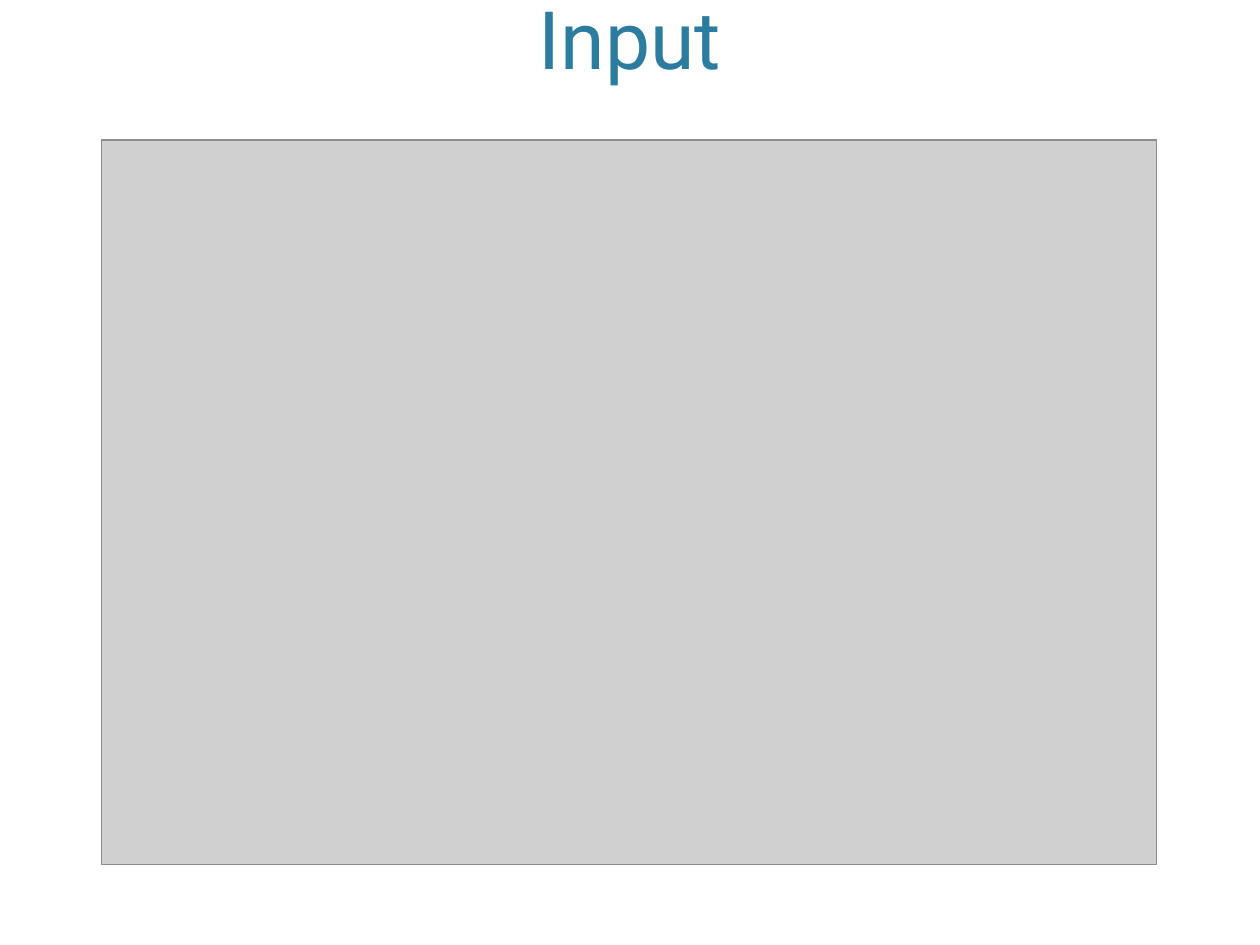
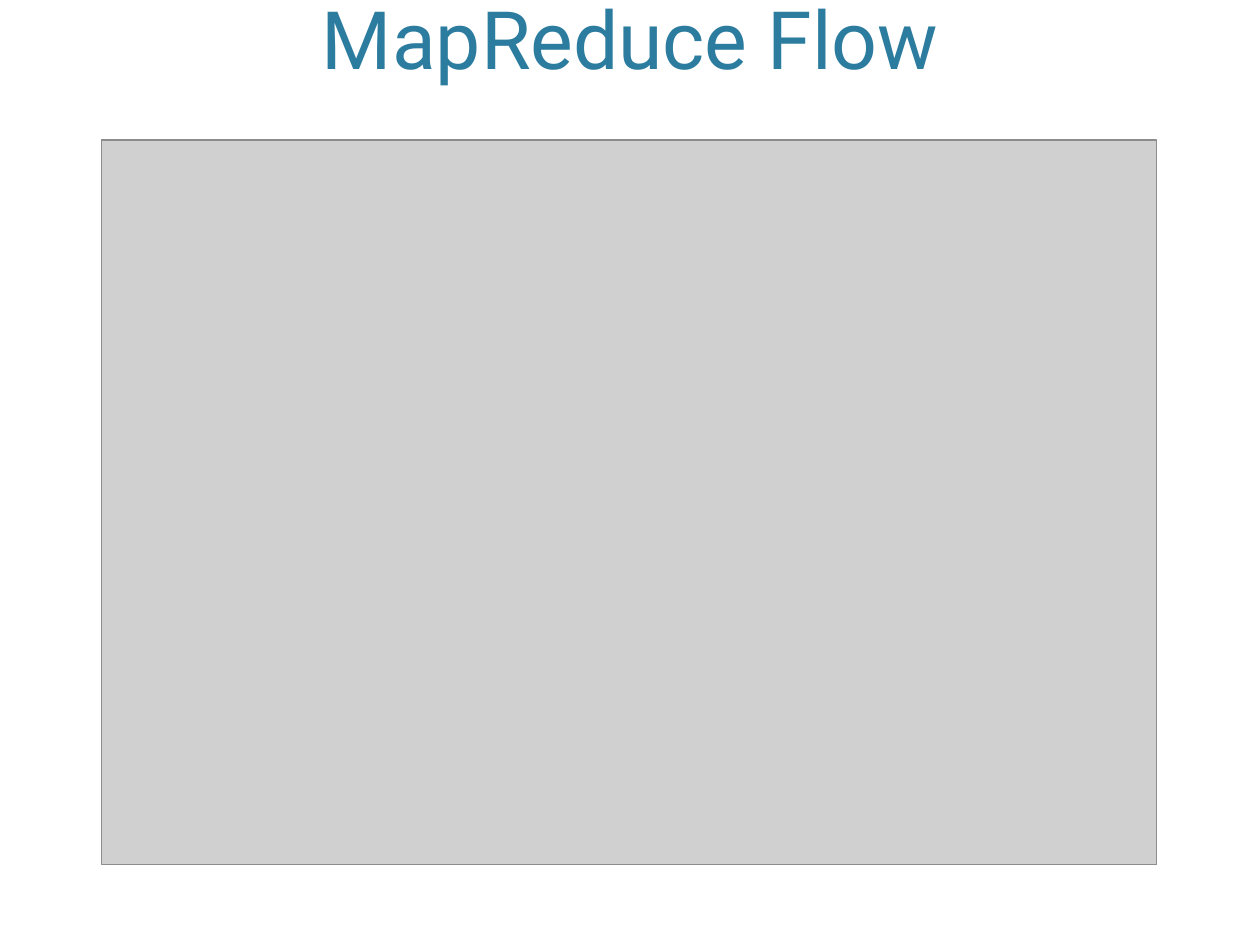
Before and after one commit to champgm/Big-Data-Talk, a slide deck: slide 6 of BigDataTalk.pptx. Drawn at 1260x945 pixels with LibreOffice and Linux fonts; fonts in the diff are those of the drawing; grey boxes stand for pictures; background and template pictures are left out. Boxes give left, top, right and bottom in pixels: in the first picture for what was removed or moved away, otherwise in the second. Text is boxed around its words. In the diff, an @@ line names an element or a change of style, - is before the commit and + after.

```diff
--- a/BigDataTalk.pptx
+++ b/BigDataTalk.pptx
@@ text at [322,8,938,86]: text changed @@
-Input
+MapReduce Flow
```
Also in this commit, not shown: 8 other slides changed, 1 other file.
